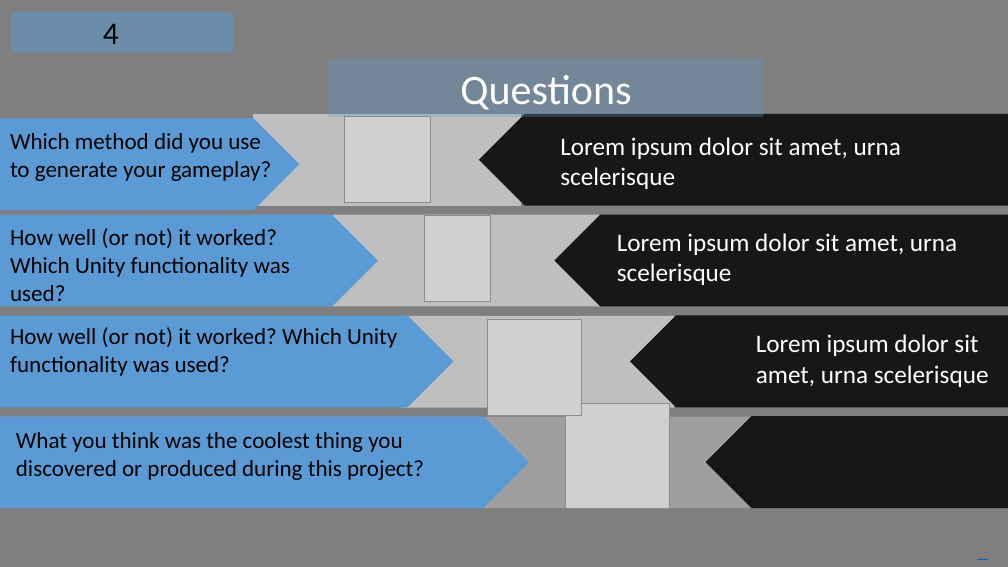
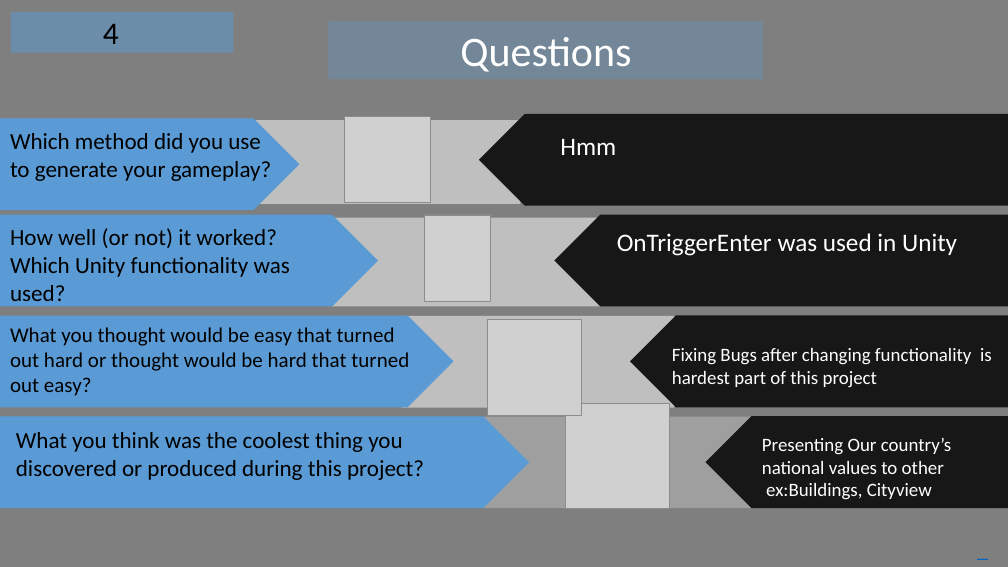
Before and after one commit to ADA-SITE-CSCI4836-2018-Fall/class-game-project-game-ops, a slide deck: slide 4 of CSCI4836-HW04-Presentation.pptx. Drawn at 1008x567 pixels with LibreOffice and Linux fonts; fonts in the diff are those of the drawing; grey boxes stand for pictures; background and template pictures are left out. Boxes give left, top, right and bottom in pixels: in the first picture for what was removed or moved away, otherwise in the second. Text is boxed around its words. In the diff, an @@ line names an element or a change of style, - is before the commit and + after.

Commit message:
Updated Version

```diff
--- a/CSCI4836-HW04-Presentation.pptx
+++ b/CSCI4836-HW04-Presentation.pptx
@@ rectangle "Questions": place and size @@
-rectangle "Questions" at [329, 58, 764, 116]
+rectangle "Questions" at [329, 21, 764, 79]
@@ rectangle: place and size @@
-rectangle at [253, 114, 522, 206]
+rectangle at [253, 120, 521, 204]
@@ text at [560, 138, 616, 155]: text changed @@
-Lorem ipsum dolor sit amet, urna scelerisque
+Hmm
@@ text at [617, 233, 957, 256]: text changed @@
-Lorem ipsum dolor sit amet, urna scelerisque
+OnTriggerEnter was used in Unity
@@ text at [10, 327, 409, 396]: text changed; size 22 to 20 pt @@
-  How well (or not) it worked? Which Unity functionality was used?
+  What you thought would be easy that turned out hard or thought would be hard that turned out easy?
@@ text added at [672, 348, 992, 388], 18 pt, text #FFFFFF @@
+Fixing Bugs after changing functionality is hardest part of this project
@@ text removed at [756, 334, 989, 387] @@
-Lorem ipsum dolor sit amet, urna scelerisque
@@ text added at [762, 438, 951, 500], 18 pt, text #FFFFFF @@
+Presenting Our country’s national values to other
+ex:Buildings, Cityview
```
